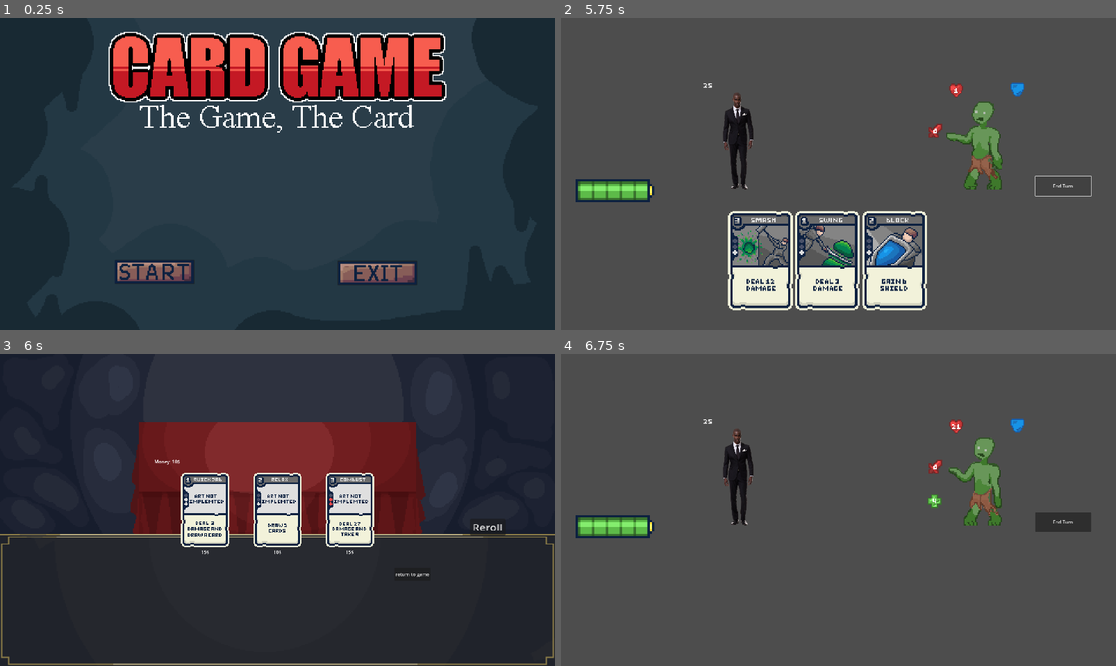
Above: before the commit, frames 1-4 (two rows, left to right).
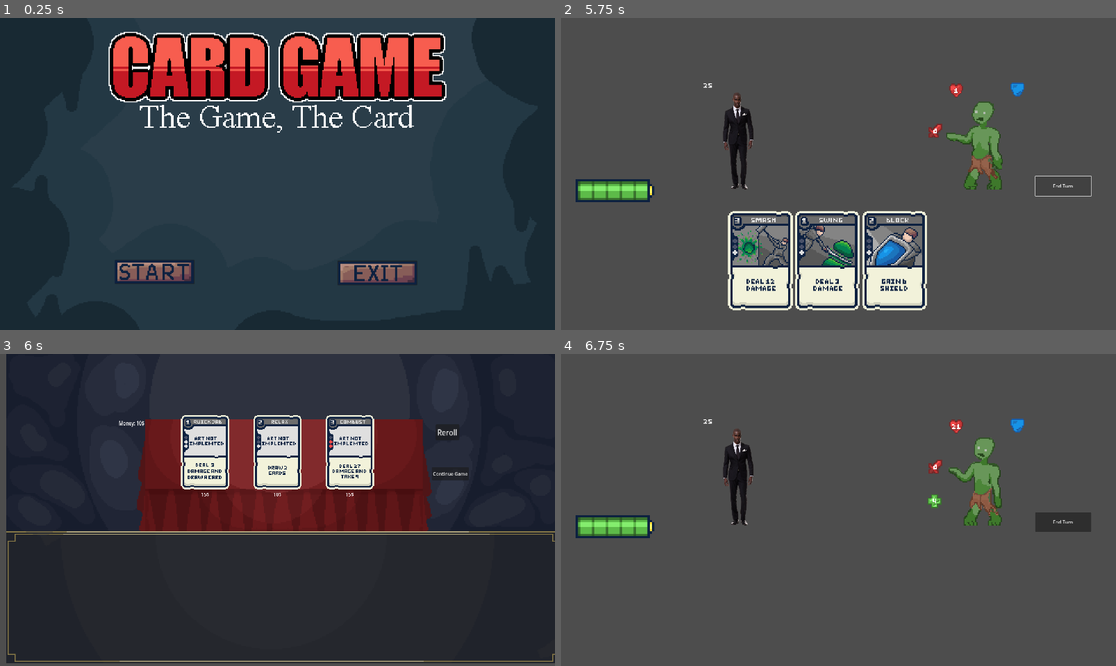
Above: after the commit, the same moments.

Repository: Fredeblok0912/Card_game
Game: Godot game, scene res://menu.tscn
Two runs of this game, one before a commit and one after it. Both use one fixed random seed, a clock stepped at 60 frames per second and the inputs below.
Inputs (mouse positions are in pixels of both pictures, inside the frame that each line leads up to):
- Up to frame 1 (0.25 s): no input
- Up to frame 2 (5.75 s): click (716, 270) at 0.5 s; move the mouse to (827, 261) at 1.27 s; hold Up (ui_up) 1.28-2.03 s; click (827, 261) at 1.42 s; move the mouse to (838, 261) at 2.02 s; hold Down (ui_down) 2.03-2.78 s; click (838, 261) at 2.17 s; move the mouse to (710, 89) at 2.77 s; hold Up (ui_up) 2.78-4.28 s; click (710, 89) at 2.92 s; move the mouse to (838, 261) at 3.52 s; click (838, 261) at 3.67 s; move the mouse to (766, 89) at 4.27 s; hold Down (ui_down) 4.28-5 s; click (766, 89) at 4.42 s; click "End Turn" at 5 s
- Up to frame 3 (6 s): move the mouse to (266, 597) at 5.77 s; hold Down (ui_down) from 5.78 s (still down); click (266, 597) at 5.92 s
- Up to frame 4 (6.75 s): release Down (ui_down) at 6.5 s; click "return to game" (after the commit: "Continue Game") at 6.5 s

Frames 1-2 are identical in both runs. In frame 3, 15% of the frame differs, in the area x 0-100%, y 0-100%; in frame 4, nothing differs.

Commit message:
Shop Update

Diff:
--- a/shop.gd
+++ b/shop.gd
@@ -66,7 +66,7 @@
 		var card_id = cards[i]
 
 		var card = Area2D.new()
-		card.position = Vector2(start_x_value + i * spacing, 0)
+		card.position = Vector2(start_x_value + i * spacing, -200)
 		card.input_pickable = true
 
 		var card_sprite := Sprite2D.new()
--- a/shop.tscn
+++ b/shop.tscn
@@ -10,11 +10,11 @@
 [node name="Cards" type="Node2D" parent="."]
 
 [node name="Button" type="Button" parent="."]
-offset_left = 404.0
-offset_top = 200.0
-offset_right = 529.0
-offset_bottom = 245.0
-text = "return to game"
+offset_left = 534.0
+offset_top = -148.0
+offset_right = 659.0
+offset_bottom = -103.0
+text = "Continue Game"
 metadata/_edit_use_anchors_ = true
 
 [node name="Label" type="Label" parent="."]
@@ -23,25 +23,27 @@
 anchor_top = -0.778
 anchor_right = -0.331
 anchor_bottom = -0.778
-offset_left = -426.0
-offset_top = -179.0
-offset_right = -358.0
-offset_bottom = -121.0
+offset_left = -549.0
+offset_top = -316.0
+offset_right = -481.0
+offset_bottom = -258.0
+scale = Vector2(1, 1.27588)
 metadata/_edit_use_anchors_ = true
 
 [node name="Button" type="Button" parent="Label"]
 layout_mode = 0
-offset_left = 1092.0
-offset_top = 209.0
-offset_right = 1100.0
-offset_bottom = 217.0
-scale = Vector2(2.28844, 1.8948)
+offset_left = 1096.0
+offset_top = 14.8917
+offset_right = 1150.0
+offset_bottom = 45.8917
+scale = Vector2(1.52485, 1.40436)
 text = "Reroll"
 
 [node name="Camera2D" type="Camera2D" parent="."]
 
 [node name="Background shop" type="Sprite2D" parent="."]
 z_index = -10
+position = Vector2(22, -10)
 scale = Vector2(4, 4)
 texture = ExtResource("2_e7rdd")
 
